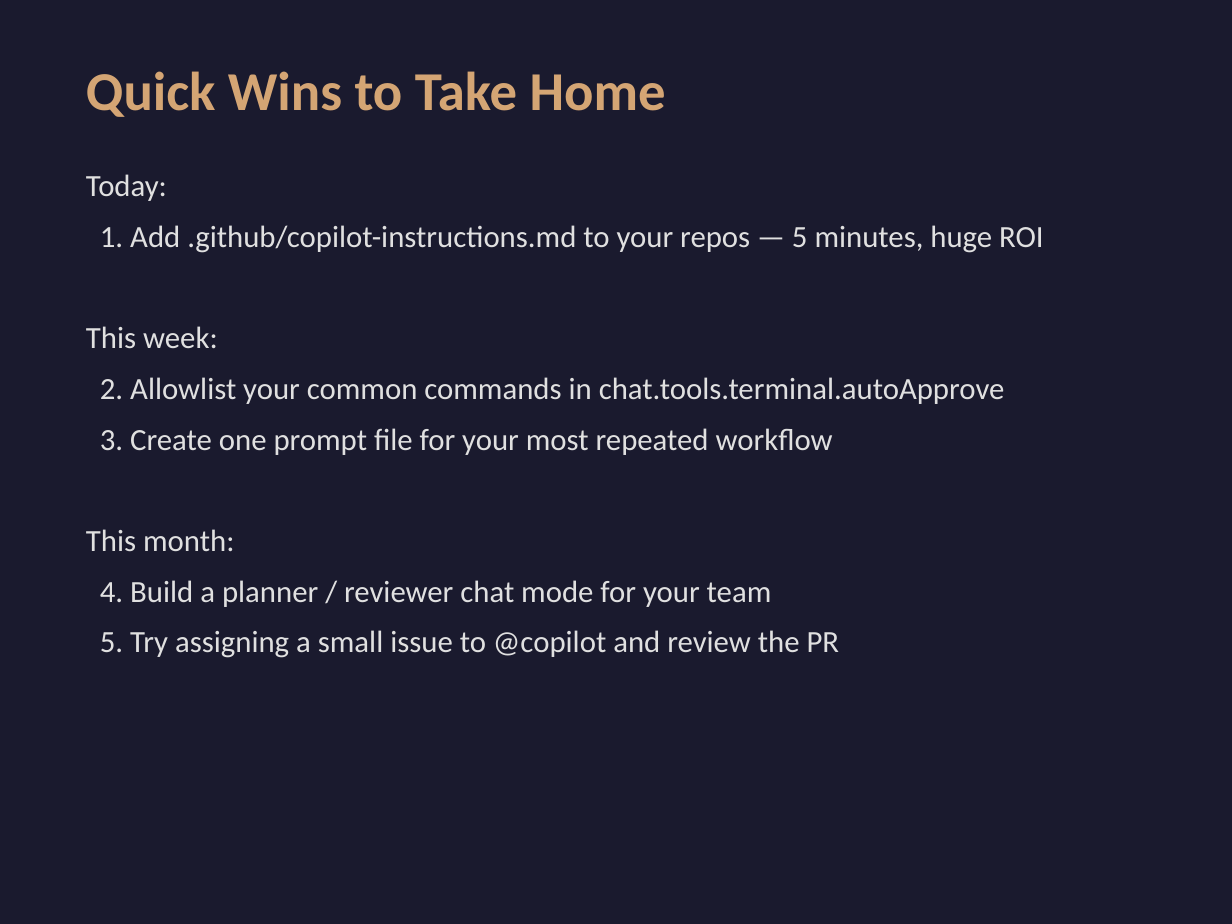
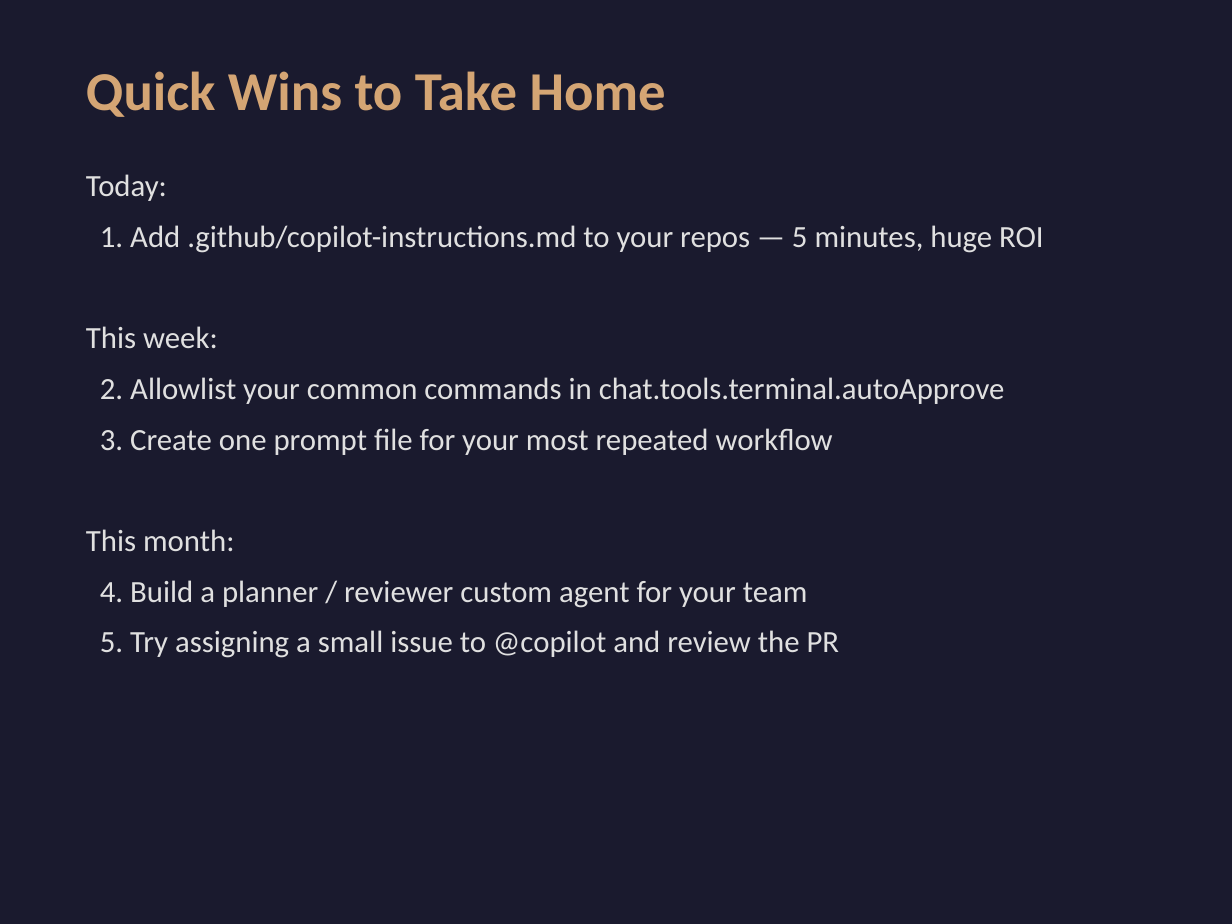
Before and after one commit to zachschillaci27/github-copilot-workshop, a slide deck: slide 31 of slides.pptx. Drawn at 1232x924 pixels with LibreOffice and Linux fonts; fonts in the diff are those of the drawing. Boxes give left, top, right and bottom in pixels: in the first picture for what was removed or moved away, otherwise in the second. Text is boxed around its words. In the diff, an @@ line names an element or a change of style, - is before the commit and + after.

```diff
--- a/slides.pptx
+++ b/slides.pptx
@@ text at bbox=[100, 580, 808, 608]: text changed @@
-4. Build a planner / reviewer chat mode for your team
+4. Build a planner / reviewer custom agent for your team
```
Also in this commit, not shown: 6 other slides changed, 19 other files.
